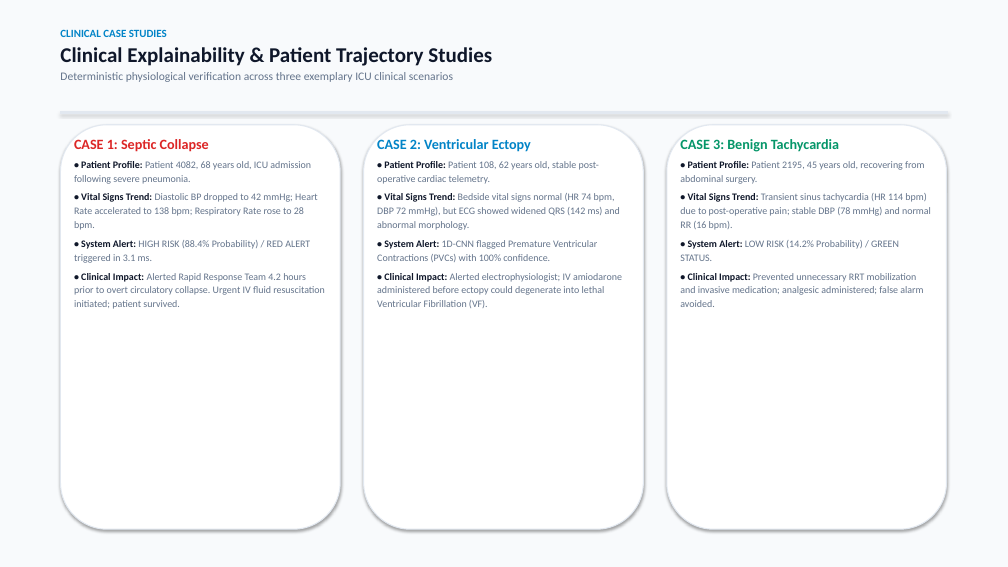
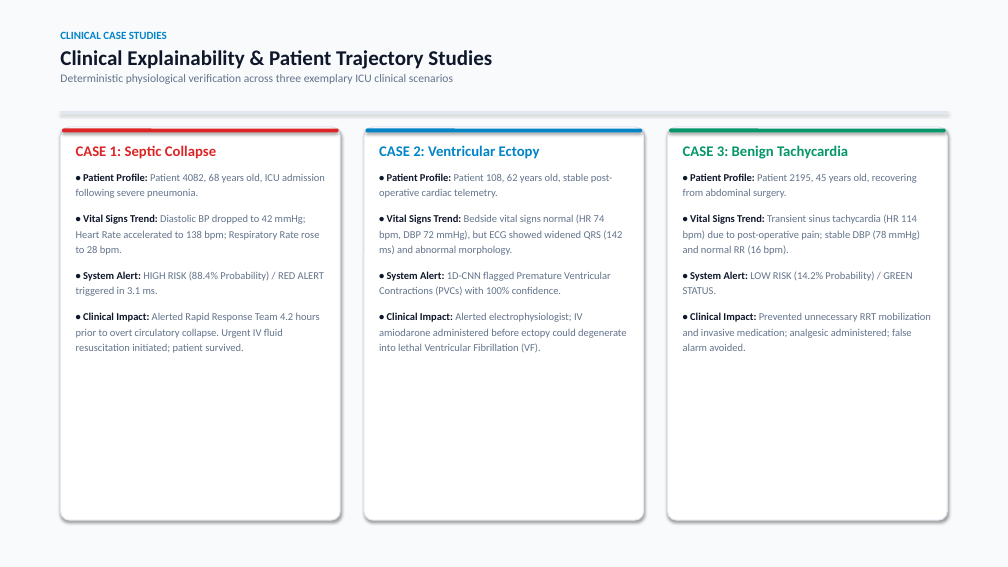
Before and after one commit to sajeevnetworksolutions-lgtm/Early-Detection-Cardiac-Arrest-ML, a slide deck: slide 20 of presentation/Early_Detection_of_Cardiac_Arrest_ML_Presentation.pptx. Drawn at 1008x567 pixels with LibreOffice and Linux fonts; fonts in the diff are those of the drawing. Boxes give left, top, right and bottom in pixels: in the first picture for what was removed or moved away, otherwise in the second. Text is boxed around its words. In the diff, an @@ line names an element or a change of style, - is before the commit and + after.

Commit message:
Overhaul presentation alignment: fix bulbous corner radius, balance vertical card padding and text line-height across all 27 slides

```diff
--- a/presentation/Early_Detection_of_Cardiac_Arrest_ML_Presentation.pptx
+++ b/presentation/Early_Detection_of_Cardiac_Arrest_ML_Presentation.pptx
@@ rounded rectangle: place and size @@
-rounded rectangle at [60, 125, 340, 529]
+rounded rectangle at [60, 127, 340, 520]
@@ rounded rectangle added at [62, 129, 339, 132], fill #DC2626 @@
@@ text "CASE 1: Septic Collapse" at [76, 145, 325, 353]: size 13.5 to 14 pt in "CASE 1: Septic Collapse"; size 9.5 to 10 pt; more space between paragraphs; line spacing 1.15 to 1.22 @@
@@ rounded rectangle: place and size @@
-rounded rectangle at [364, 125, 644, 529]
+rounded rectangle at [364, 127, 644, 520]
@@ rounded rectangle added at [365, 129, 642, 132], fill #0284C7 @@
@@ text "CASE 2: Ventricular Ectopy" at [379, 145, 626, 352]: size 13.5 to 14 pt in "CASE 2: Ventricular Ectopy"; size 9.5 to 10 pt; more space between paragraphs; line spacing 1.15 to 1.22 @@
@@ proportions changed in 3 elements at [60, 127, 340, 520], [364, 127, 644, 520], [668, 127, 948, 520] @@
@@ rounded rectangle: place and size @@
-rounded rectangle at [667, 125, 947, 529]
+rounded rectangle at [668, 127, 948, 520]
@@ rounded rectangle added at [669, 129, 946, 132], fill #059669 @@
@@ text "CASE 3: Benign Tachycardia" at [683, 145, 931, 351]: size 13.5 to 14 pt in "CASE 3: Benign Tachycardia"; size 9.5 to 10 pt; more space between paragraphs; line spacing 1.15 to 1.22 @@
```
Also in this commit, not shown: 26 other slides changed, 1 other file.
